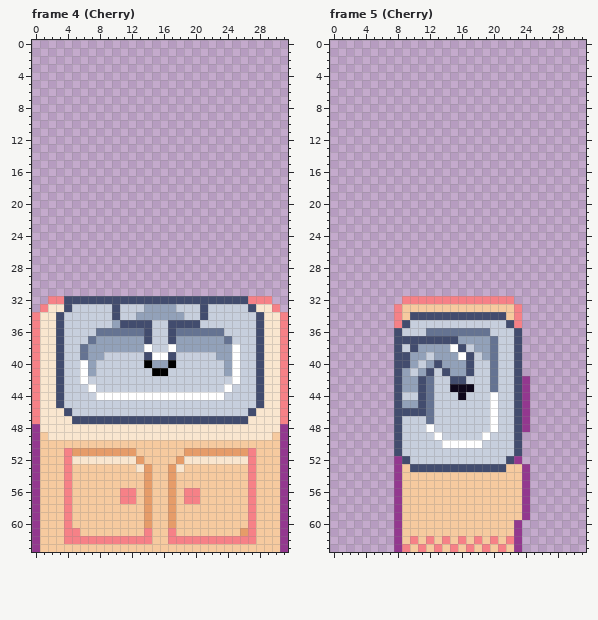
One commit to this pixel-art file: Assets/Objects/Bathroom/Bathroom Sink.ase. The picture above is the old version.
32x64 pixels, 9 frames. Shown: frame 4 (Cherry), frame 5 (Cherry). The commit also changed other frames, which this record leaves out.
Once edited:
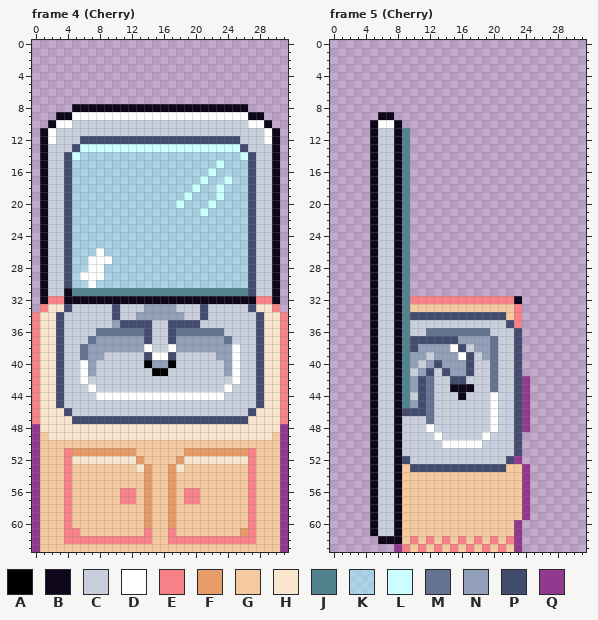
Palette (. is transparent): A #000000  B #0e071b  C #c7cfdd  D #ffffff  E #f68187  F #e69c69  G #f6ca9f  H #f9e6cf  J #51828d  K #94fdff80  L #cafeff  M #657392  N #92a1b9  P #424c6e  Q #93388f
Author's note on the commit: Added in Mirror Bathroom sink, Table items
The edit:
layer "Mirror" now shown
Changed rows in their new state; - is an unchanged pixel.
Frame 4 (Cherry), layer "Mirror":
first column x 1:
 8 ----BBBBBBBBBBBBBBBBBBBBBB----
 9 --BBDDDDDDDDDDDDDDDDDDDDDDBB--
10 -BDDCCCCCCCCCCCCCCCCCCCCCCDDB-
11 BDCCCCCCCCCCCCCCCCCCCCCCCCCCDB
12 BDCCCPPPPPPPPPPPPPPPPPPPPCCCDB
13 BCCCPLLLLLLLLLLLLLLLLLLLLPCCCB
14 BCCPLKKKKKKKKKKKKKKKKKKKKLPCCB
15 BCCPKKKKKKKKKKKKKKKKKKLKKKPCCB
16 BCCPKKKKKKKKKKKKKKKKKLKKKKPCCB
17 BCCPKKKKKKKKKKKKKKKKLKKLKKPCCB
18 BCCPKKKKKKKKKKKKKKKLKKLKKKPCCB
19 BCCPKKKKKKKKKKKKKKLKKKLKKKPCCB
20 BCCPKKKKKKKKKKKKKLKKKLKKKKPCCB
21 BCCPKKKKKKKKKKKKKKKKLKKKKKPCCB
22 BCCPKKKKKKKKKKKKKKKKKKKKKKPCCB
23 BCCPKKKKKKKKKKKKKKKKKKKKKKPCCB
24 BCCPKKKKKKKKKKKKKKKKKKKKKKPCCB
25 BCCPKKKKKKKKKKKKKKKKKKKKKKPCCB
26 BCCPKKKDKKKKKKKKKKKKKKKKKKPCCB
27 BCCPKKDDDKKKKKKKKKKKKKKKKKPCCB
28 BCCPKKDDKKKKKKKKKKKKKKKKKKPCCB
29 BCCPKDDDKKKKKKKKKKKKKKKKKKPCCB
30 BCCPKKDKKKKKKKKKKKKKKKKKKKPCCB
31 BCCBJJJJJJJJJJJJJJJJJJJJJJPCCB
32 B--BBBBBBBBBBBBBBBBBBBBBBBB--B
Frame 5 (Cherry), layer "Mirror":
first column x 5:
 9 -BB----------------
10 BDDB---------------
11 BCCBJ--------------
12 BCCBJ--------------
13 BCCBJ--------------
14 BCCBJ--------------
15 BCCBJ--------------
16 BCCBJ--------------
17 BCCBJ--------------
18 BCCBJ--------------
19 BCCBJ--------------
20 BCCBJ--------------
21 BCCBJ--------------
22 BCCBJ--------------
23 BCCBJ--------------
24 BCCBJ--------------
25 BCCBJ--------------
26 BCCBJ--------------
27 BCCBJ--------------
28 BCCBJ--------------
29 BCCBJ--------------
30 BCCBJ--------------
31 BCCBJ--------------
32 BCCBJ-------------B
33 BCCBJ--------------
34 BCCBJ--------------
35 BCCBJ--------------
36 BCCBJ--------------
37 BCCBJ--------------
38 BCCBJ--------------
39 BCCBJ--------------
40 BCCBJ--------------
41 BCCBJ--------------
42 BCCBJ--------------
43 BCCBJ--------------
44 BCCBJ--------------
45 BCCBJ--------------
46 BCCB---------------
47 BCCB---------------
48 BCCB---------------
49 BCCB---------------
50 BCCB---------------
51 BCCB---------------
52 BCCB---------------
53 BCCB---------------
54 BCCB---------------
55 BCCB---------------
56 BCCB---------------
57 BCCB---------------
58 BCCB---------------
59 BCCB---------------
60 BCCB---------------
61 BCCB---------------
62 -BBB---------------
Boxes around the changes in both pictures, in picture pixels (x1, y1, x2, y2):
changed: (40, 104, 280, 304)
changed: (370, 112, 410, 544)
added: (514, 296, 522, 304)
